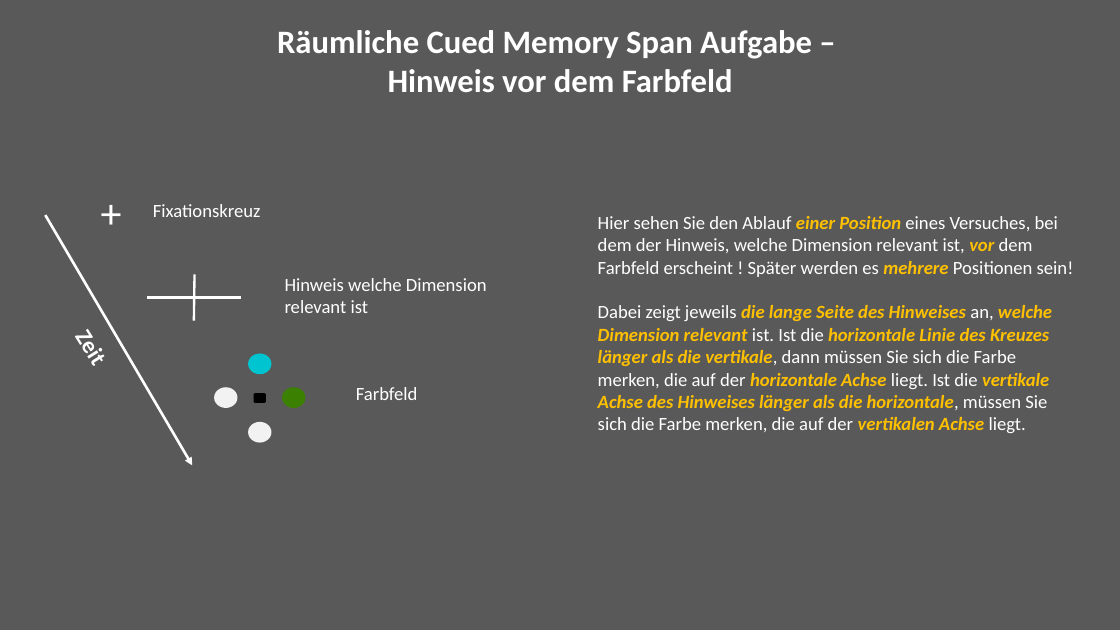
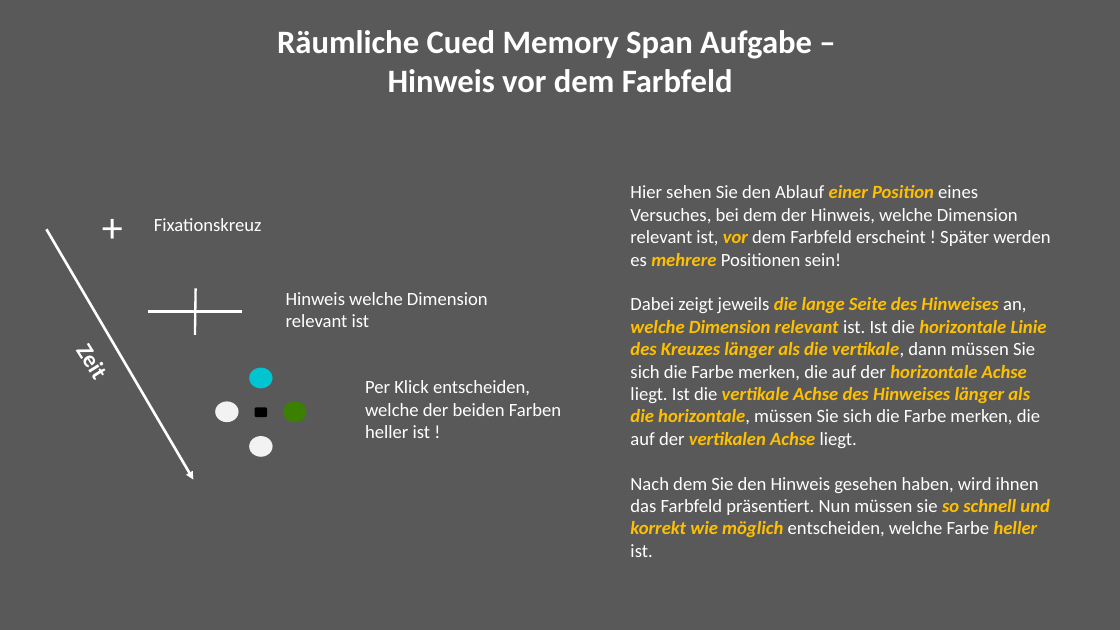
Before and after one commit to jgman86/neurocognitive-psychometrics, a slide deck: slide 3 of M3-ExpSpatial/Instructions/Instructions_spatial.pptx. Drawn at 1120x630 pixels with LibreOffice and Linux fonts; fonts in the diff are those of the drawing. Boxes give left, top, right and bottom in pixels: in the first picture for what was removed or moved away, otherwise in the second. Text is boxed around its words. In the diff, an @@ line names an element or a change of style, - is before the commit and + after.

```diff
--- a/M3-ExpSpatial/Instructions/Instructions_spatial.pptx
+++ b/M3-ExpSpatial/Instructions/Instructions_spatial.pptx
@@ text "Hier sehen Sie den Ablauf ...": place and size @@
-text "Hier sehen Sie den Ablauf ..." at bbox=[598, 216, 1074, 433]
+text "Hier sehen Sie den Ablauf ..." at bbox=[630, 185, 1050, 557]
@@ 4 texts, 4 ellipses, 2 lines, 1 rounded rectangle, 1 arrow: place and size @@
-4 texts, 4 ellipses, 2 lines, 1 rounded rectangle, 1 arrow at bbox=[45, 182, 487, 465]
+4 texts, 4 ellipses, 2 lines, 1 rounded rectangle, 1 arrow at bbox=[46, 197, 488, 480]
@@ text at bbox=[365, 380, 561, 438]: text changed @@
-Farbfeld
+Per Klick entscheiden,
+welche der beiden Farben
+heller ist !
@@ text at bbox=[630, 477, 1049, 557]: paragraph added @@
+Nach dem Sie den Hinweis gesehen haben, wird ihnen das Farbfeld präsentiert. Nun müssen sie so schnell und korrekt wie möglich entscheiden, welche Farbe heller ist.
```
Also in this commit, not shown: 13 other slides changed, 2 slides added, 1 slide removed.
